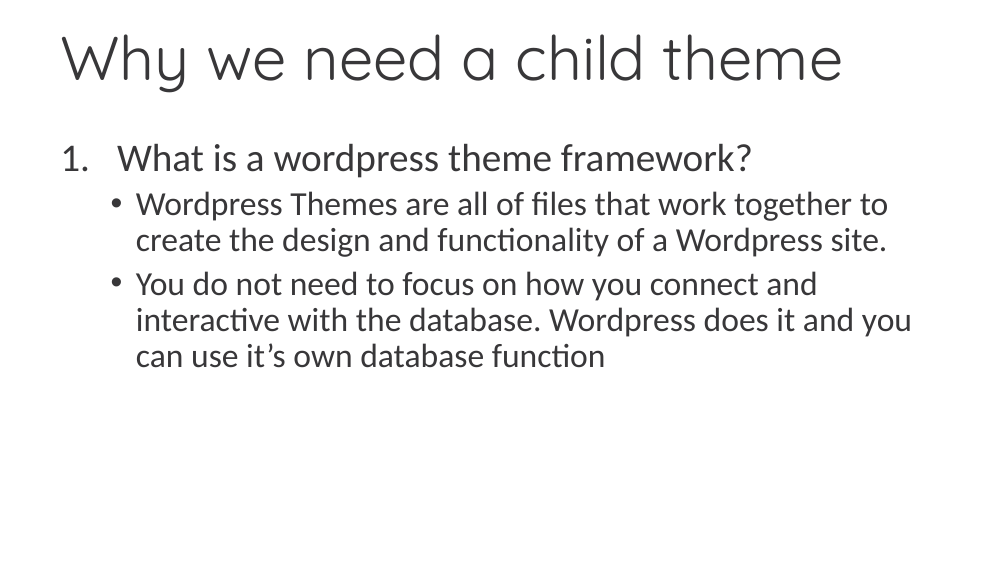
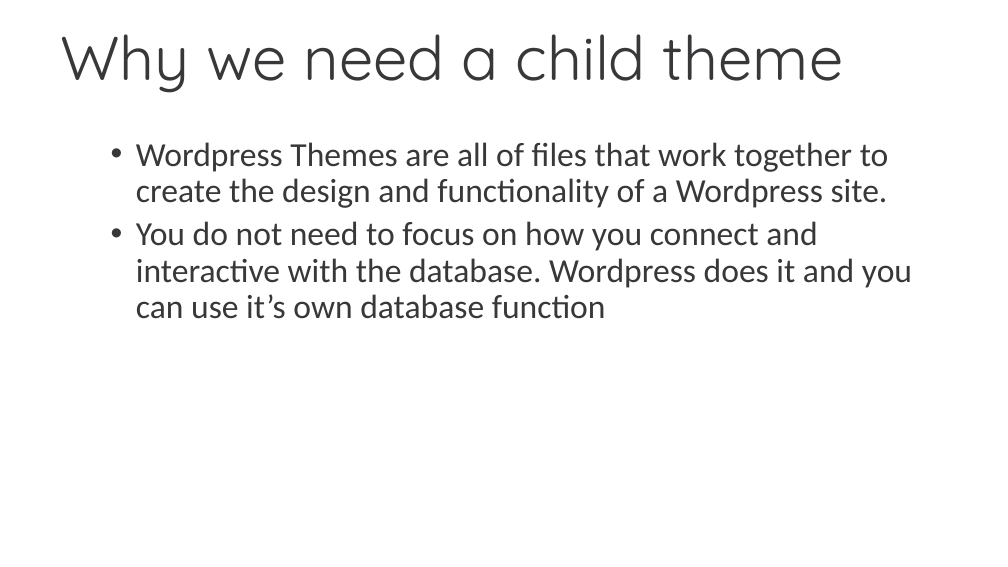
Before and after one commit to nam-tran-niteco/Wordpress-Demo, a slide deck: slide 17 of Wordpress Migration.pptx (slide 14 before the commit). Drawn at 1008x567 pixels with LibreOffice and Linux fonts; fonts in the diff are those of the drawing; background and template pictures are left out. Boxes give left, top, right and bottom in pixels: in the first picture for what was removed or moved away, otherwise in the second. Text is boxed around its words. In the diff, an @@ line names an element or a change of style, - is before the commit and + after.

```diff
--- a/Wordpress Migration.pptx
+++ b/Wordpress Migration.pptx
@@ text at [117,143,753,178]: paragraph removed @@
-1. What is a wordpress theme framework?
```
Also in this commit, not shown: 7 other slides changed, 11 slides added, 1 slide removed, 3 other files.
